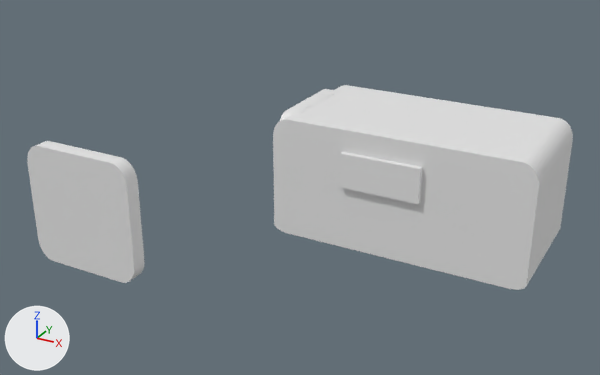
Renders of the FBX model IceCreamSpooky/Assets/3D Assets/Truck.fbx from each side of a commit.
One viewpoint serves both versions: a camera (50 mm lens) standing at (7.23, -12.27, 7.01) and looking at (0.71, -0.41, 1.08). Lighting does not change. The marker at lower left points along +X, +Y and +Z. Where no turn or scale is listed for an object, it has been applied to the vertices.

The scene before the commit, as lines of its bpy script (objects in view):
```python
me_cube_009 = bpy.data.meshes.new('Cube.009')
me_cube_009.from_pydata(...)  # 732 vertices, 732 faces; spans x -0.13..0.13, y -1.06..1.06, z -0.82..1.32
me_cube_012 = bpy.data.meshes.new('Cube.012')
me_cube_012.from_pydata(...)  # 724 vertices, 726 faces; spans x -1.06..1.06, y -0.13..0.13, z -0.82..1.32
me_cube_013 = bpy.data.meshes.new('Cube.013')
me_cube_013.from_pydata(...)  # a box spanning x -0.74..0.74, y -0.167..0.167, z -0.322..0.322
me_cube_027 = bpy.data.meshes.new('Cube.027')
me_cube_027.from_pydata(...)  # 1472 vertices, 1456 faces; spans x -2.41..2.41, y -1.21..1.23, z -1.13..1.14
ob_truck_back = bpy.data.objects.new('Truck_back', me_cube_009)
ob_truck_back.location = (0.08, 1.19, 0.82)
ob_truck_back_002 = bpy.data.objects.new('Truck_back.002', me_cube_012)
ob_truck_back_002.location = (-1.94, -3.0, 0.82)
ob_truck_exterior = bpy.data.objects.new('Truck_Exterior', me_cube_027)
ob_truck_exterior.location = (2.34, 1.2, 1.0)
ob_truck_exterior_window_hole = bpy.data.objects.new('Truck_Exterior_Window_Hole', me_cube_013)
ob_truck_exterior_window_hole.location = (2.08, 0.06, 1.42)
# also in view: 'Truck_Ceiling' at (2.36, 1.23, 2.14)
```
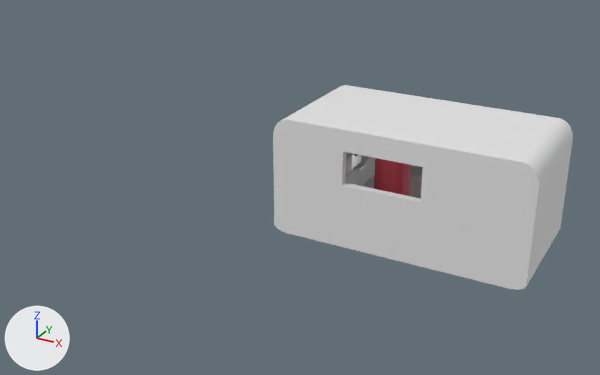
Where the change shows, as pixel boxes [x1, y1, x2, y2] in the pictures (600 x 375 px):
```json
{"object": "Truck_back.002", "change": "deleted", "before": [27, 141, 145, 283]}
{"object": "Truck_Exterior_Window_Hole", "change": "deleted", "before": [340, 152, 423, 204]}
{"object": "Truck_back", "change": "deleted", "before": [280, 89, 335, 121]}
{"object": "Cylinder_Human_Standin", "change": "unchanged, uncovered by the edit", "after": [374, 158, 411, 196]}
```

Edits to the scene script, one JSON object a line:
```json
{"op": "remove", "block": "ob_truck_exterior_window_hole", "code": ["ob_truck_exterior_window_hole = bpy.data.objects.new('Truck_Exterior_Window_Hole', me_cube_013)", "ob_truck_exterior_window_hole.location = (2.08, 0.06, 1.42)"]}
{"op": "remove", "block": "ob_truck_back_002", "code": ["ob_truck_back_002 = bpy.data.objects.new('Truck_back.002', me_cube_012)", "ob_truck_back_002.location = (-1.94, -3.0, 0.82)"]}
{"op": "remove", "block": "ob_truck_back", "code": ["ob_truck_back = bpy.data.objects.new('Truck_back', me_cube_009)", "ob_truck_back.location = (0.08, 1.19, 0.82)"]}
```
